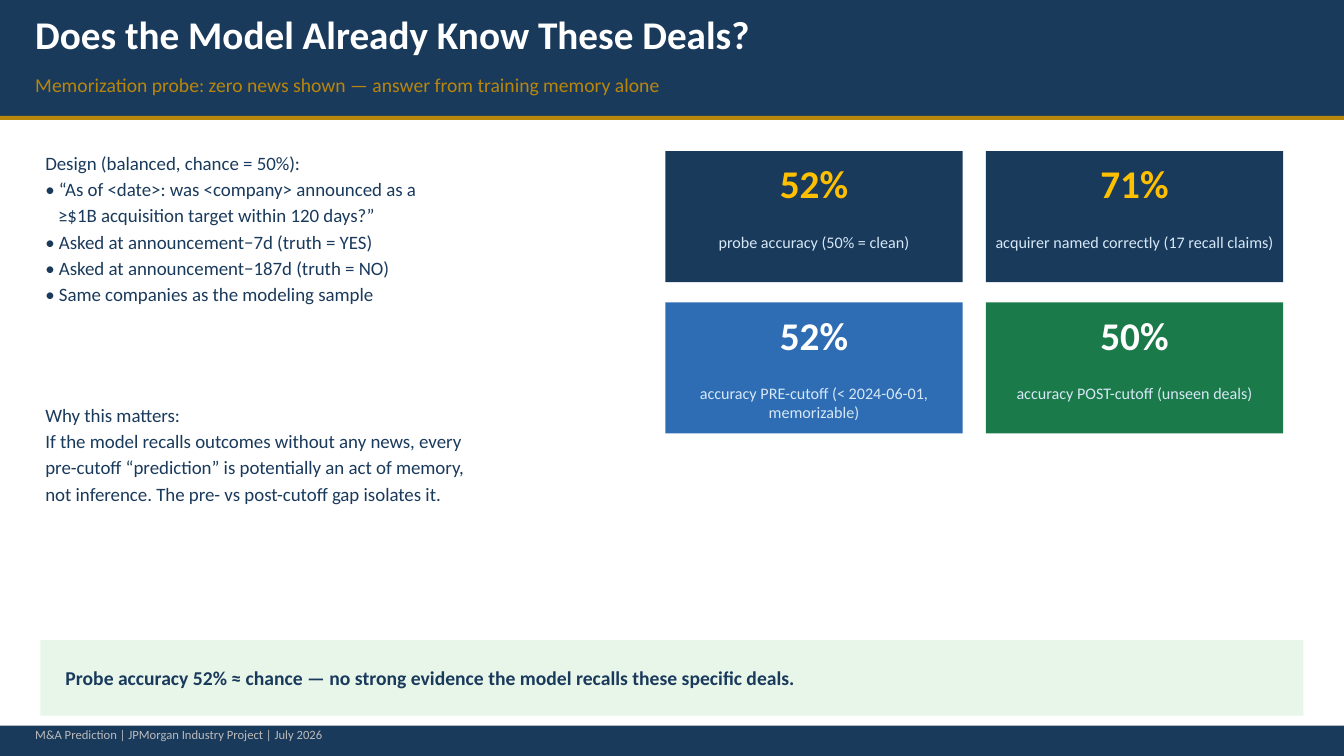
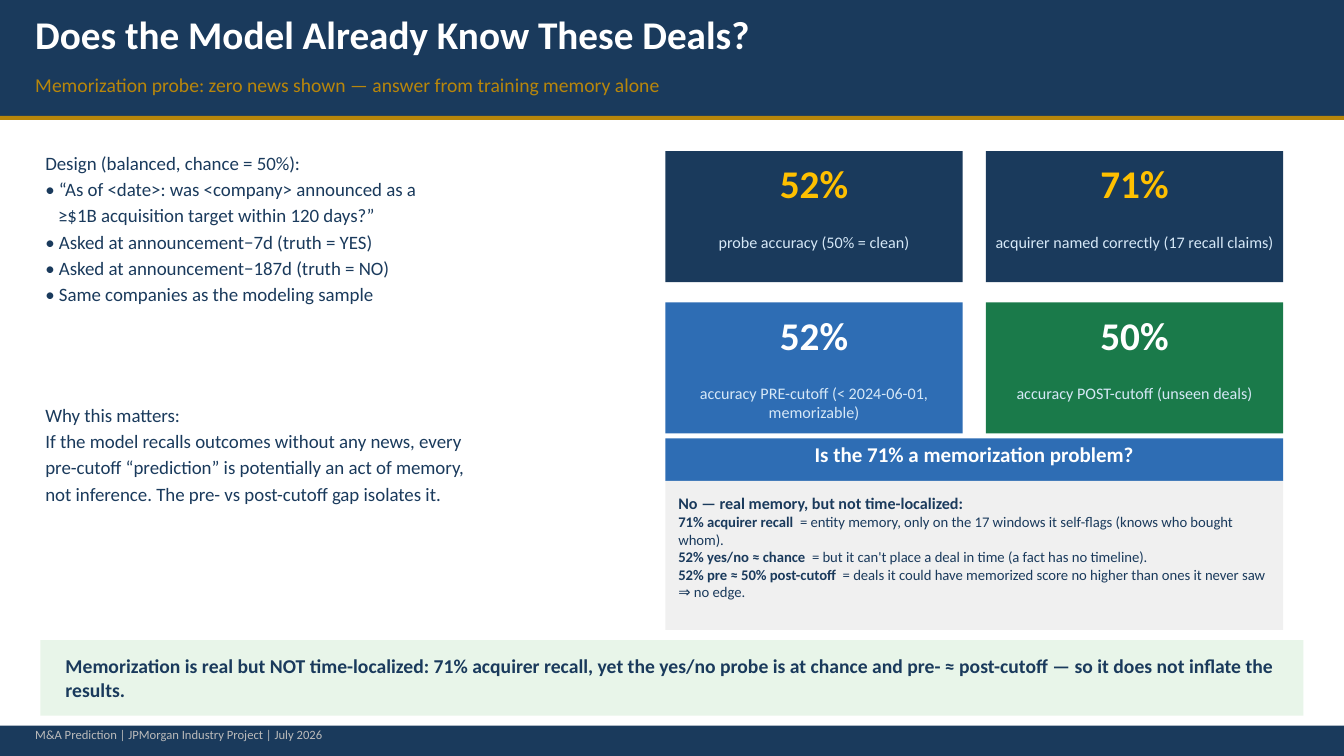
Before and after one commit to cindyfu0312/ucb-jpm-MA-prediction, a slide deck: slide 10 of reports/week6_llm_ma_prediction_presentation.pptx. Drawn at 1344x756 pixels with LibreOffice and Linux fonts; fonts in the diff are those of the drawing. Boxes give left, top, right and bottom in pixels: in the first picture for what was removed or moved away, otherwise in the second. Text is boxed around its words. In the diff, an @@ line names an element or a change of style, - is before the commit and + after.

Commit message:
Deck: reconcile the 71% acquirer-recall number on the memorization-probe slide
Add an 'Is the 71% a memorization problem?' panel that reads the four
probe numbers together — entity recall (71%) is real but not time-
localized (yes/no at chance), and pre- vs post-cutoff shows no gap, so
memory adds no prediction edge. Fix the bottom callout, which previously
overclaimed 'no recall' (contradicted by the 71%).

```diff
--- a/reports/week6_llm_ma_prediction_presentation.pptx
+++ b/reports/week6_llm_ma_prediction_presentation.pptx
@@ rectangle added at [665, 439, 1284, 481], fill #2E6DB4 @@
@@ text added at [815, 447, 1133, 466], 15 pt, text #FFFFFF, bold @@
+Is the 71% a memorization problem?
@@ rectangle added at [665, 481, 1284, 630], fill #F0F0F0 @@
@@ text added at [678, 497, 1265, 600], 10.5 pt, text #1A3A5C @@
+No — real memory, but not time-localized:
+71% acquirer recall = entity memory, only on the 17 windows it self-flags (knows who bought whom).
+52% yes/no ≈ chance = but it can't place a deal in time (a fact has no timeline).
+52% pre ≈ 50% post-cutoff = deals it could have memorized score no higher than ones it never saw ⇒ no edge.
@@ text at [65, 659, 1273, 697]: text changed @@
-Probe accuracy 52% ≈ chance — no strong evidence the model recalls these specific deals.
+Memorization is real but NOT time-localized: 71% acquirer recall, yet the yes/no probe is at chance and pre- ≈ post-cutoff — so it does not inflate the results.
```
Also in this commit, not shown: 1 other file.
